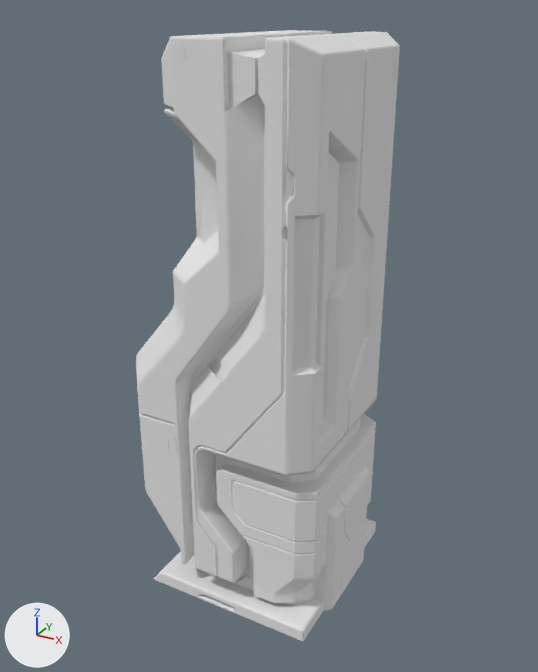
The OBJ model Simulacion/assets/models/Untitled.obj, before and after one commit.
The view is the same before and after, from a 50 mm lens placed at (6.4, -51.7, 82.7), pointed at (-41.2, 34.9, 39.4). Lighting does not change. The marker at lower left points along +X, +Y and +Z. The older version comes first. Where no turn or scale is listed for an object, it has been applied to the vertices. Vertices at exactly the same position are counted once.

The scene before the commit, as lines of its bpy script (objects in view):
```python
mat_building_glow_002 = principled_material('building_glow.002')
mat_building_glow_002.base_color = (0.8, 0.8, 0.8)  # white #e7e7e7
mat_building_glow_002.roughness = 1.0
mat_metal_002 = principled_material('metal.002')
mat_metal_002.base_color = (0.8, 0.8, 0.8)  # white #e7e7e7
mat_metal_002.roughness = 1.0
me_tower_06_smd = bpy.data.meshes.new('Tower_06.smd')
me_tower_06_smd.from_pydata(...)  # 2109 vertices, 3978 faces; spans x -56.8..-26.9, y 20.8..48.8, z 0.0..79.9
# faces by material slot: [260, 2712, 1006]
me_tower_06_smd.materials.append(mat_building_glow_002)  # white #e7e7e7
me_tower_06_smd.materials.append(mat_metal_002)  # white #e7e7e7
me_tower_06_smd.materials.append(mat_material_002)  # white #e7e7e7
ob_tower_06_smd = bpy.data.objects.new('Tower_06.smd', me_tower_06_smd)
ob_tower_06_smd.location = (0.0, 0.0, 0.0)
```
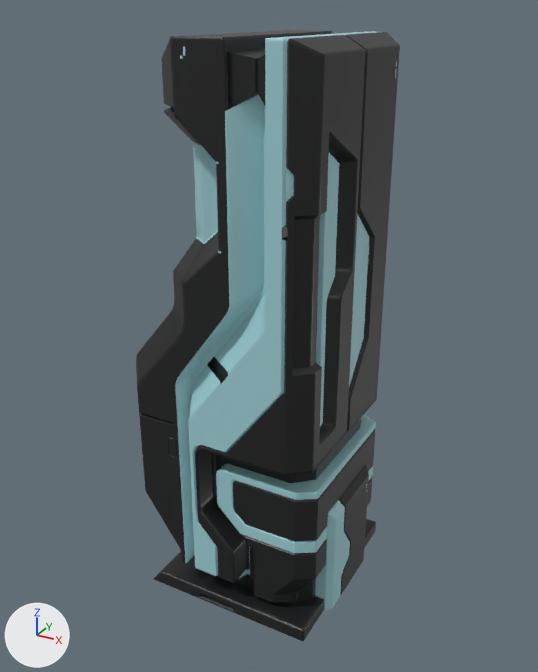
Changed parts and their boxes (x1, y1, x2, y2) in the pictures (538 x 672 px):
```json
{"object": "Tower_06.smd", "change": "recoloured, surface changed", "before": [136, 30, 400, 641], "after": [136, 30, 400, 641], "on screen": "darker"}
{"part": 1, "of": "me_tower_06_smd", "change": "recoloured", "before": [175, 31, 377, 610], "after": [175, 31, 377, 610], "on screen": "white to cyan"}
```

Scene script edits in JSON lines:
```json
{"op": "set", "path": "mat_building_glow_002.base_color", "old": "(0.8, 0.8, 0.8)", "new": "(0.361, 0.651, 0.694)", "note": "white #e7e7e7 -> cyan #a2d3d9"}
{"op": "set", "path": "mat_metal_002.base_color", "old": "(0.8, 0.8, 0.8)", "new": "(0.013, 0.0137, 0.0144)", "note": "white #e7e7e7 -> black #1e1f20"}
{"op": "set", "path": "mat_metal_002.roughness", "old": "1.0", "new": "0.4"}
{"op": "add", "block": "mat_material_003", "code": ["mat_material_003 = principled_material('Material.003')", "mat_material_003.base_color = (0.361, 0.651, 0.694)  # cyan #a2d3d9"]}
{"block": "me_tower_06_smd", "where": "me_tower_06_smd.from_pydata(...)  # 2109 vertices, 3978 faces; spans x -56.8..-26.9, y 20.8..48.8, z 0.0..79.9"}
{"block": "me_tower_06_smd", "where": "# used by ob_tower_06_smd; location = (0.0, 0.0, 0.0)"}
{"block": "me_tower_06_smd", "change": "me_tower_06_smd part 1: all 1006 faces that had it switch from mat_material_002 (white #e7e7e7) to mat_material_003 (cyan #a2d3d9)"}
```
